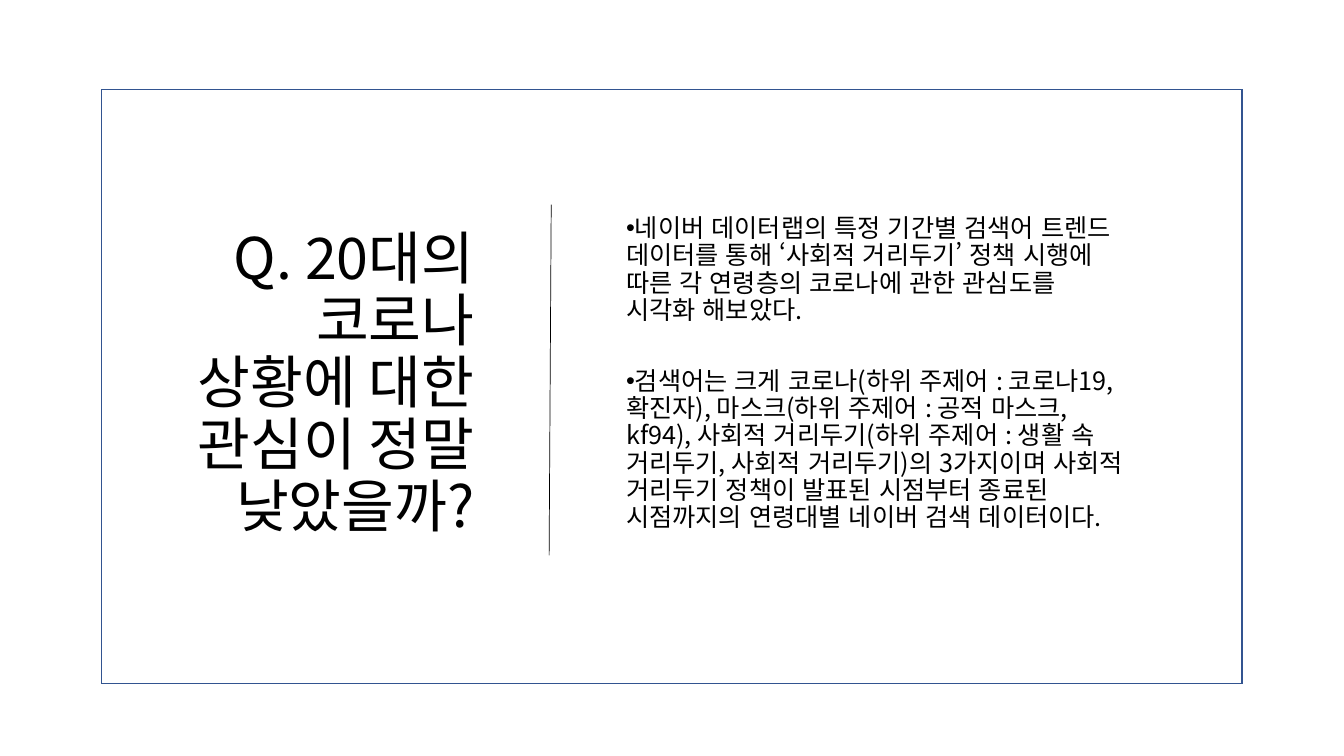
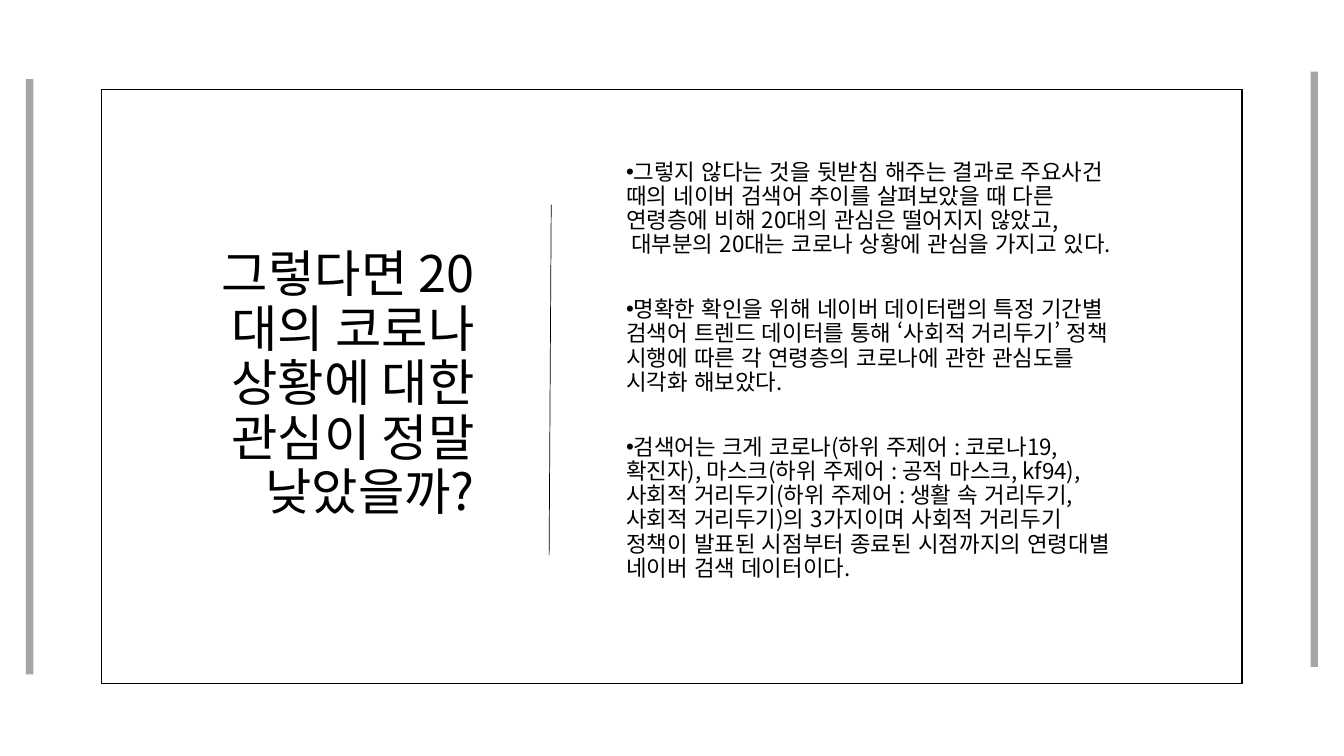
Before and after one commit to JooEHyeon/CORONA19_data_analysis, a slide deck: slide 11 of 최종합본.pptx. Drawn at 1344x756 pixels with LibreOffice and Linux fonts; fonts in the diff are those of the drawing. Boxes give left, top, right and bottom in pixels: in the first picture for what was removed or moved away, otherwise in the second. Text is boxed around its words. In the diff, an @@ line names an element or a change of style, - is before the commit and + after.

```diff
--- a/최종합본.pptx
+++ b/최종합본.pptx
@@ rectangle added at box(26, 79, 33, 675), fill #A6A6A6 @@
@@ rectangle added at box(1311, 72, 1318, 667), fill #A6A6A6 @@
@@ rectangle at box(102, 90, 1242, 685): outline #325491 1 pt to #000000 1 pt @@
@@ text "그렇지 않다는 것을 뒷받침 해주는 ...": place and size @@
-text "그렇지 않다는 것을 뒷받침 해주는 ..." at box(626, 216, 1123, 528)
+text "그렇지 않다는 것을 뒷받침 해주는 ..." at box(626, 161, 1111, 578)
@@ text at box(626, 161, 1111, 392): text changed; size 18 to 16 pt @@
-• 네이버 데이터랩의 특정 기간별 검색어 트렌드 데이터를 통해 ‘사회적 거리두기’ 정책 시행에 따른 각 연령층의 코로나에 관한 관심도를 시각화 해보았다.
+• 그렇지 않다는 것을 뒷받침 해주는 결과로 주요사건 때의 네이버 검색어 추이를 살펴보았을 때 다른 연령층에 비해 20대의 관심은 떨어지지 않았고, 대부분의 20대는 코로나 상황에 관심을 가지고 있다.
+• 명확한 확인을 위해 네이버 데이터랩의 특정 기간별 검색어 트렌드 데이터를 통해 ‘사회적 거리두기’ 정책 시행에 따른 각 연령층의 코로나에 관한 관심도를 시각화 해보았다.
@@ text at box(222, 250, 475, 514): text changed; size 41 to 36 pt @@
-Q. 20대의 코로나 상황에 대한 관심이 정말 낮았을까?
+그렇다면 20대의 코로나 상황에 대한 관심이 정말 낮았을까?
@@ text at box(626, 436, 1109, 578): size 18 to 16 pt in "검색어는 크게 코로나(하위 주제어 : 코로나19, 확진자), ..." @@
```
Also in this commit, not shown: 24 other slides changed, 1 slide added, 2 slides removed.
